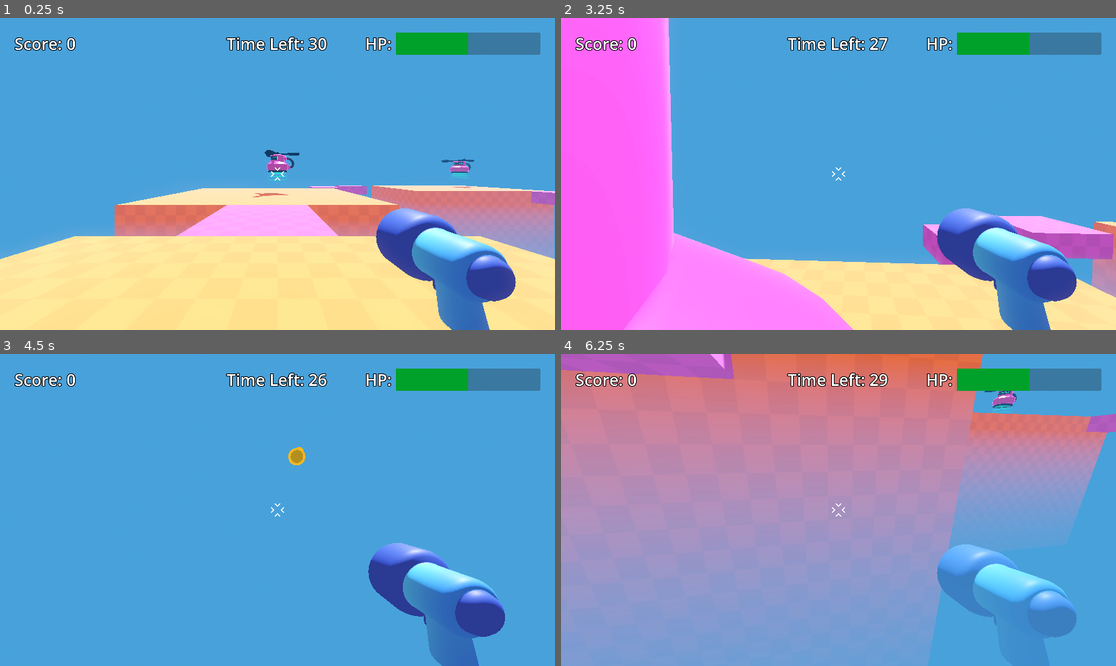
Above: before the commit, frames 1-4 (two rows, left to right).
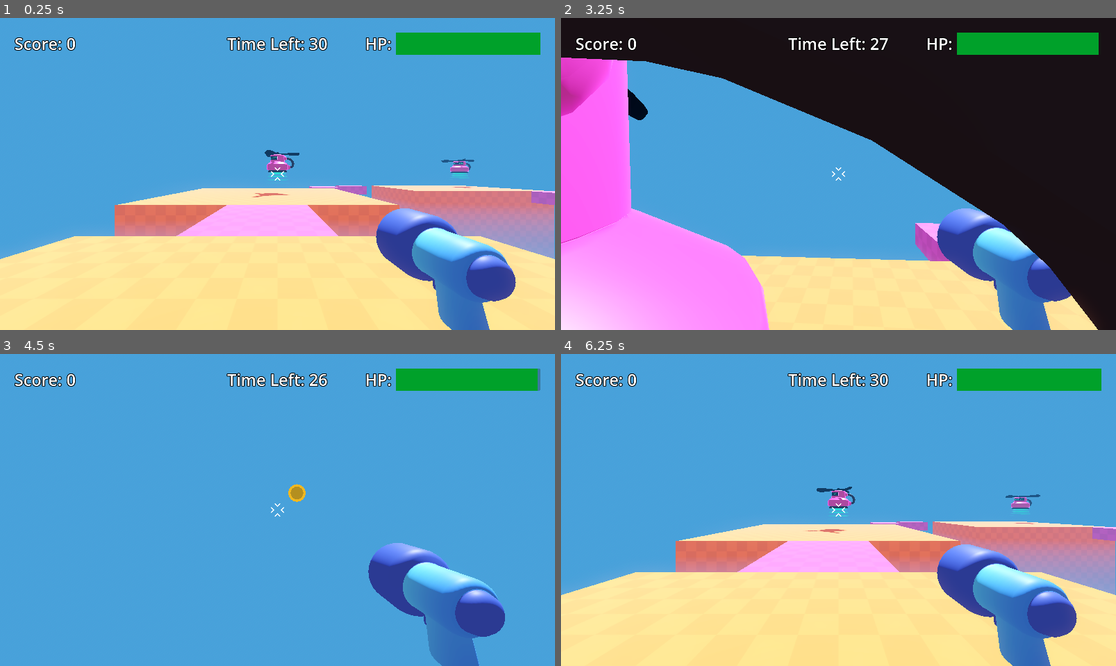
Above: after the commit, the same moments.

Repository: jcarnaxide/first-3d-game
Game: Godot game, scene res://game.tscn
Same seed, same stepped clock (60 frames per second), same inputs: the game is played once before the commit and once after it.
Inputs (mouse positions are in pixels of both pictures, inside the frame that each line leads up to):
- Up to frame 1 (0.25 s): no input
- Up to frame 2 (3.25 s): move the mouse to (866, 174) at 0.52 s; hold Right mouse button (aim) 0.53-1.28 s; hold W (move_forward) from 0.53 s (still down); tap Space (jump) at 0.77, 1.52, 3.02 s; move the mouse to (810, 174) at 1.27 s; click (810, 174) at 1.35 s; move the mouse to (849, 167) at 2.02 s; hold Shift (sprint) 2.03-2.78 s; move the mouse to (832, 180) at 2.77 s; tap I at 2.85 s
- Up to frame 3 (4.5 s): keep holding W (move_forward); move the mouse to (316, 513) at 3.52 s; hold Right mouse button (aim) 3.53-4.28 s; tap Space (jump) at 3.77 s; move the mouse to (233, 506) at 4.27 s; click (233, 506) at 4.35 s
- Up to frame 4 (6.25 s): tap Space (jump) at 4.52 s; move the mouse to (844, 510) at 5.02 s; hold Shift (sprint) 5.03-5.75 s; release W (move_forward) at 5.75 s; click (816, 556) at 5.75 s, where only the run after the commit has a clickable "Play Again?"

The runs differ from the first frame. In frame 1, 1.3% of the frame differs, in the area x 40-98%, y 4-12%; in frame 2, 54%; in frame 3, 1.5%; in frame 4, 93%, in the area x 0-100%, y 0-100%.

Commit message:
finised health bar challenge!

Diff:
--- a/first-3d-game/game.gd
+++ b/first-3d-game/game.gd
@@ -18,9 +18,10 @@
 			pause_menu.show()
 
 
-func game_won():
+func game_end(won: bool):
 	Input.set_mouse_mode(Input.MOUSE_MODE_VISIBLE)
 	get_tree().paused = true
+	game_end_panel.configure(won)
 	game_end_panel.show()
 
 
@@ -34,7 +35,7 @@
 	remaining_time_label.text = "Time Left: %s" % remaining_time
 
 	if remaining_time == 0:
-		game_won()
+		game_end(true)
 
 
 func do_poof(mob_global_position):
@@ -56,10 +57,14 @@
 
 
 func _on_area_3d_body_entered(body):
-	restart()
+	game_end(false)
 
 
 func _on_pause_menu_unpause():
 	Input.set_mouse_mode(Input.MOUSE_MODE_CAPTURED)
 	get_tree().paused = false
 	pause_menu.hide()
+
+
+func _on_player_died():
+	game_end(false)
--- a/first-3d-game/game.tscn
+++ b/first-3d-game/game.tscn
@@ -28,9 +28,6 @@
 fog_light_color = Color(0.23194602, 0.4992339, 0.74358267, 1)
 fog_height = -0.4
 fog_height_density = 0.35
-
-[sub_resource type="StyleBoxFlat" id="StyleBoxFlat_j5wjh"]
-bg_color = Color(8.904189e-07, 0.63166684, 0.16355115, 1)
 
 [sub_resource type="WorldBoundaryShape3D" id="WorldBoundaryShape3D_7jktm"]
 
@@ -132,56 +129,27 @@
 grow_vertical = 2
 mouse_filter = 2
 
-[node name="MarginContainer" type="MarginContainer" parent="HUD" unique_id=1244538893]
-layout_mode = 1
-anchors_preset = 10
-anchor_right = 1.0
-offset_bottom = 81.0
-grow_horizontal = 2
-theme_override_constants/margin_left = 50
-theme_override_constants/margin_top = 50
-theme_override_constants/margin_right = 50
-
-[node name="HBoxContainer" type="HBoxContainer" parent="HUD/MarginContainer" unique_id=1443878517]
-layout_mode = 2
-
-[node name="Score" type="Label" parent="HUD/MarginContainer/HBoxContainer" unique_id=969325164]
+[node name="Score" type="Label" parent="HUD" unique_id=969325164]
 unique_name_in_owner = true
-layout_mode = 2
+layout_mode = 0
+offset_left = 50.0
+offset_top = 50.0
+offset_right = 262.0
+offset_bottom = 127.0
 size_flags_horizontal = 2
 text = "Score: 0"
 label_settings = ExtResource("6_ryrav")
 
-[node name="RemainingTime" type="Label" parent="HUD/MarginContainer/HBoxContainer" unique_id=1740568403]
+[node name="RemainingTime" type="Label" parent="HUD" unique_id=1740568403]
 unique_name_in_owner = true
-layout_mode = 2
+layout_mode = 0
+offset_left = 786.0
+offset_top = 50.0
+offset_right = 1133.0
+offset_bottom = 127.0
 size_flags_horizontal = 6
 text = "Time Left: 30"
 label_settings = ExtResource("6_ryrav")
-
-[node name="HBoxContainer" type="HBoxContainer" parent="HUD/MarginContainer/HBoxContainer" unique_id=1945353010]
-layout_mode = 2
-size_flags_horizontal = 10
-theme_override_constants/separation = 15
-
-[node name="HPLabel" type="Label" parent="HUD/MarginContainer/HBoxContainer/HBoxContainer" unique_id=1936608955]
-layout_mode = 2
-size_flags_horizontal = 8
-text = "HP:"
-label_settings = ExtResource("6_ryrav")
-
-[node name="HealthBar" type="ProgressBar" parent="HUD/MarginContainer/HBoxContainer/HBoxContainer" unique_id=787025617]
-unique_name_in_owner = true
-custom_minimum_size = Vector2(500, 77)
-layout_mode = 2
-size_flags_horizontal = 10
-theme_override_colors/font_outline_color = Color(0, 0, 0, 1)
-theme_override_constants/outline_size = 10
-theme_override_font_sizes/font_size = 56
-theme_override_styles/fill = SubResource("StyleBoxFlat_j5wjh")
-step = 1.0
-value = 50.0
-show_percentage = false
 
 [node name="GameEndPanel" parent="HUD" unique_id=1225983843 instance=ExtResource("7_eow3j")]
 unique_name_in_owner = true
@@ -203,6 +171,7 @@
 [node name="Timer" type="Timer" parent="." unique_id=1869426481]
 autostart = true
 
+[connection signal="died" from="Player" to="." method="_on_player_died"]
 [connection signal="mob_spawned" from="MobSpawner3D" to="." method="_on_mob_spawner_3d_mob_spawned"]
 [connection signal="mob_spawned" from="MobSpawner3D2" to="." method="_on_mob_spawner_3d_mob_spawned"]
 [connection signal="mob_spawned" from="MobSpawner3D3" to="." method="_on_mob_spawner_3d_mob_spawned"]
--- a/first-3d-game/mob/bat/bat_model.tscn
+++ b/first-3d-game/mob/bat/bat_model.tscn
@@ -1,8 +1,15 @@
 [gd_scene format=3 uid="uid://13ulf5csgffg"]
 
 [ext_resource type="PackedScene" uid="uid://b3w2vp0dbsfa4" path="res://mob/bat/bat_model.glb" id="1_12yrx"]
-[ext_resource type="Material" uid="uid://cktrw6bq3260v" path="res://mob/bat/bat_material.tres" id="2_030dj"]
 [ext_resource type="Script" uid="uid://cg5xg6p04p2db" path="res://mob/bat/bat_model.gd" id="2_vgr6s"]
+[ext_resource type="Texture2D" uid="uid://ddr8smg2n8cbm" path="res://mob/bat/bat_model_bat_palette.png" id="3_vgr6s"]
+
+[sub_resource type="StandardMaterial3D" id="StandardMaterial3D_shx3p"]
+resource_local_to_scene = true
+resource_name = "bat_mat"
+cull_mode = 2
+albedo_texture = ExtResource("3_vgr6s")
+roughness = 0.42727274
 
 [sub_resource type="Animation" id="Animation_1he7g"]
 resource_name = "Idle"
@@ -172,37 +179,38 @@
 animation = &"Idle"
 
 [sub_resource type="AnimationNodeBlendTree" id="AnimationNodeBlendTree_scfiv"]
+graph_offset = Vector2(-538.96594, 83.138336)
 nodes/output/position = Vector2(432, 112)
 nodes/idle/node = SubResource("AnimationNodeAnimation_shx3p")
 nodes/idle/position = Vector2(41.233887, 94.8)
 nodes/hurt/node = SubResource("AnimationNodeAnimation_vgr6s")
 nodes/hurt/position = Vector2(48, 272)
 nodes/OneShot/node = SubResource("AnimationNodeOneShot_030dj")
-nodes/OneShot/position = Vector2(240, 112)
+nodes/OneShot/position = Vector2(240, 120)
 node_connections = [&"output", 0, &"OneShot", &"OneShot", 0, &"idle", &"OneShot", 1, &"hurt"]
 
 [node name="bat_model" unique_id=1540172869 instance=ExtResource("1_12yrx")]
 script = ExtResource("2_vgr6s")
 
-[node name="Skeleton3D" parent="Armature" parent_id_path=PackedInt32Array(1434504069) index="0" unique_id=776803762]
-bones/0/position = Vector3(0, -0.023600003, 0)
-bones/1/rotation = Quaternion(-0.043453205, 0.19103357, -0.6470298, 0.7368653)
-bones/2/rotation = Quaternion(-0.18598686, -0.052700005, 0.2673541, 0.94400924)
-bones/3/rotation = Quaternion(-0.15973246, 0.012546776, 0.21336587, 0.96374434)
-bones/4/rotation = Quaternion(-0.043453205, -0.19103357, 0.6470298, 0.7368653)
-bones/5/rotation = Quaternion(-0.18598686, 0.052700005, -0.2673541, 0.94400924)
-bones/6/rotation = Quaternion(-0.15973246, -0.012546776, -0.21336587, 0.96374434)
+[node name="Skeleton3D" parent="Armature" parent_id_path=PackedInt32Array(328750650) index="0" unique_id=1033614117]
+bones/0/position = Vector3(0, -0.022091703, 0)
+bones/1/rotation = Quaternion(0.0041134655, 0.14442573, -0.62960273, 0.76336414)
+bones/2/rotation = Quaternion(-0.16507879, -0.052316982, 0.29848537, 0.9385726)
+bones/3/rotation = Quaternion(-0.20122185, 0.0015544215, 0.2224261, 0.953957)
+bones/4/rotation = Quaternion(0.0041134655, -0.14442573, 0.62960273, 0.76336414)
+bones/5/rotation = Quaternion(-0.16507879, 0.052316982, -0.29848537, 0.9385726)
+bones/6/rotation = Quaternion(-0.20122185, -0.0015544215, -0.2224261, 0.953957)
 bones/7/position = Vector3(0.1309921, -0.22739176, -0.087851465)
 bones/7/rotation = Quaternion(0.26196837, 0.08345512, 0.26575127, 0.9240044)
-bones/8/rotation = Quaternion(3.5332643e-08, 0.6060864, 0.79539883, 2.1331768e-08)
+bones/8/rotation = Quaternion(3.521206e-08, 0.56848013, 0.8226971, 2.1820766e-08)
 bones/10/position = Vector3(-0.1309921, -0.22739176, -0.087851465)
 bones/10/rotation = Quaternion(0.26196837, -0.083455116, -0.26575127, 0.9240044)
-bones/11/rotation = Quaternion(3.543647e-08, 0.6060864, 0.79539883, 4.548266e-08)
-
-[node name="bat" parent="Armature/Skeleton3D" index="0" unique_id=2089868197]
-surface_material_override/0 = ExtResource("2_030dj")
-
-[node name="AnimationPlayer" parent="." index="1" unique_id=1886196374]
+bones/11/rotation = Quaternion(2.5154689e-08, 0.5684802, 0.82269704, 4.345368e-08)
+
+[node name="bat" parent="Armature/Skeleton3D" index="0" unique_id=1519709423]
+surface_material_override/0 = SubResource("StandardMaterial3D_shx3p")
+
+[node name="AnimationPlayer" parent="." index="1" unique_id=212386329]
 libraries/ = SubResource("AnimationLibrary_shx3p")
 autoplay = &"Idle"
 
--- a/first-3d-game/mob/mob.gd
+++ b/first-3d-game/mob/mob.gd
@@ -5,14 +5,15 @@
 
 var health = 3
 var speed = randf_range(2.0, 4.0)
+var can_attack = true
 
 @onready var bat_model = %bat_model
-@onready var timer = %Timer
-
+@onready var death_timer = %DeathTimer
+@onready var attack_timer = %AttackTimer
 @onready var hurt_sound = %HurtSound
 @onready var die_sound = %DieSound
-
 @onready var player = get_node("/root/Game/Player")
+@onready var hitbox = %Hitbox
 
 
 func _physics_process(delta):
@@ -20,6 +21,12 @@
 	direction.y = 0.0
 	linear_velocity = direction * speed
 	rotation.y = Vector3.FORWARD.signed_angle_to(direction, Vector3.UP) + PI
+	if can_attack:
+		for body in hitbox.get_overlapping_bodies():
+			if body.is_in_group("player") and body.has_method("take_damage"):
+				can_attack = false
+				body.take_damage()
+				attack_timer.start()
 
 
 func take_damage():
@@ -36,11 +43,15 @@
 		var direction = -1.0 * global_position.direction_to(player.global_position)
 		var random_upward_force = Vector3.UP * randf_range(1.0, 5.0)
 		apply_central_impulse(direction * 10.0 + random_upward_force)
-		timer.start()
+		death_timer.start()
 		die_sound.play()
 		health_depleted.emit()
 
 
-func _on_timer_timeout():
+func _on_death_timer_timeout():
 	queue_free()
 	died.emit()
+
+
+func _on_attack_timer_timeout():
+	can_attack = true
--- a/first-3d-game/mob/mob.tscn
+++ b/first-3d-game/mob/mob.tscn
@@ -8,7 +8,10 @@
 [sub_resource type="SphereShape3D" id="SphereShape3D_6jlfs"]
 radius = 0.35940084
 
-[node name="Mob" type="RigidBody3D" unique_id=815472321]
+[sub_resource type="SphereShape3D" id="SphereShape3D_mixeo"]
+radius = 0.43621615
+
+[node name="Mob" type="RigidBody3D" unique_id=815472321 groups=["mob"]]
 collision_layer = 2
 collision_mask = 3
 gravity_scale = 0.0
@@ -17,13 +20,8 @@
 [node name="CollisionShape3D" type="CollisionShape3D" parent="." unique_id=1104682790]
 shape = SubResource("SphereShape3D_6jlfs")
 
-[node name="bat_model" parent="." unique_id=1540172869 instance=ExtResource("1_7b8ug")]
+[node name="bat_model" parent="." unique_id=1540172869 groups=["mob"] instance=ExtResource("1_7b8ug")]
 unique_name_in_owner = true
-
-[node name="Timer" type="Timer" parent="." unique_id=2017033058]
-unique_name_in_owner = true
-wait_time = 2.0
-one_shot = true
 
 [node name="HurtSound" type="AudioStreamPlayer3D" parent="." unique_id=1103648819]
 unique_name_in_owner = true
@@ -33,4 +31,21 @@
 unique_name_in_owner = true
 stream = ExtResource("4_jkfaf")
 
-[connection signal="timeout" from="Timer" to="." method="_on_timer_timeout"]
+[node name="Hitbox" type="Area3D" parent="." unique_id=814999429]
+unique_name_in_owner = true
+collision_layer = 0
+
+[node name="CollisionShape3D" type="CollisionShape3D" parent="Hitbox" unique_id=78908705]
+shape = SubResource("SphereShape3D_mixeo")
+
+[node name="DeathTimer" type="Timer" parent="." unique_id=2017033058]
+unique_name_in_owner = true
+wait_time = 2.0
+one_shot = true
+
+[node name="AttackTimer" type="Timer" parent="." unique_id=1480690493]
+unique_name_in_owner = true
+one_shot = true
+
+[connection signal="timeout" from="DeathTimer" to="." method="_on_death_timer_timeout"]
+[connection signal="timeout" from="AttackTimer" to="." method="_on_attack_timer_timeout"]
--- a/first-3d-game/player/bullet_3d.gd
+++ b/first-3d-game/player/bullet_3d.gd
@@ -15,5 +15,5 @@
 
 func _on_body_entered(body: Node3D) -> void:
 	queue_free()
-	if body.has_method("take_damage"):
+	if body.has_method("take_damage") and body.is_in_group("mob"):
 		body.take_damage()
--- a/first-3d-game/player/player.gd
+++ b/first-3d-game/player/player.gd
@@ -1,6 +1,16 @@
 extends CharacterBody3D
 
+signal died
+
 const MOUSE_SENSITIVITY = 0.5
+const MAX_HEALTH = 50.0
+
+var health = MAX_HEALTH:
+	set(value):
+		if value <= 0.0:
+			died.emit()
+		health = value
+		%HealthBar.value = (value / MAX_HEALTH) * 100
 
 
 func _ready():
@@ -64,3 +74,7 @@
 
 	%Timer.start()
 	%AudioStreamPlayer.play()
+
+
+func take_damage():
+	health -= 1
--- a/first-3d-game/player/player.tscn
+++ b/first-3d-game/player/player.tscn
@@ -3,11 +3,16 @@
 [ext_resource type="PackedScene" uid="uid://chjrhhjvxun3r" path="res://player/simple_gun/gun_model.glb" id="1_oul6g"]
 [ext_resource type="Script" uid="uid://dwfif4t1mvdj8" path="res://player/player.gd" id="1_rkbax"]
 [ext_resource type="Texture2D" uid="uid://cuyh8hew637ju" path="res://player/reticle.png" id="3_g1dw6"]
+[ext_resource type="LabelSettings" uid="uid://dqkov36ekhm1y" path="res://hud_label_settings.tres" id="4_qjkh3"]
 [ext_resource type="AudioStream" uid="uid://bi6ansiu0g7gi" path="res://player/gun_shoot.wav" id="4_yw30f"]
 
 [sub_resource type="CapsuleShape3D" id="CapsuleShape3D_kqu6x"]
 
-[node name="Player" type="CharacterBody3D" unique_id=795841001]
+[sub_resource type="StyleBoxFlat" id="StyleBoxFlat_g6k8r"]
+bg_color = Color(8.904189e-07, 0.63166684, 0.16355115, 1)
+
+[node name="Player" type="CharacterBody3D" unique_id=795841001 groups=["player"]]
+collision_mask = 3
 script = ExtResource("1_rkbax")
 
 [node name="CollisionShape3D" type="CollisionShape3D" parent="." unique_id=1603079348]
@@ -49,6 +54,36 @@
 texture = ExtResource("3_g1dw6")
 expand_mode = 1
 
+[node name="HealthContainer" type="HBoxContainer" parent="." unique_id=1066264542]
+anchors_preset = 1
+anchor_left = 1.0
+anchor_right = 1.0
+offset_left = -657.0
+offset_top = 50.0
+offset_right = -50.0
+offset_bottom = 127.0
+grow_horizontal = 0
+size_flags_horizontal = 10
+theme_override_constants/separation = 15
+
+[node name="HPLabel" type="Label" parent="HealthContainer" unique_id=460471053]
+layout_mode = 2
+size_flags_horizontal = 8
+text = "HP:"
+label_settings = ExtResource("4_qjkh3")
+
+[node name="HealthBar" type="ProgressBar" parent="HealthContainer" unique_id=915135354]
+unique_name_in_owner = true
+custom_minimum_size = Vector2(500, 77)
+layout_mode = 2
+size_flags_horizontal = 10
+theme_override_colors/font_outline_color = Color(0, 0, 0, 1)
+theme_override_constants/outline_size = 10
+theme_override_font_sizes/font_size = 56
+theme_override_styles/fill = SubResource("StyleBoxFlat_g6k8r")
+value = 100.0
+show_percentage = false
+
 [node name="Timer" type="Timer" parent="." unique_id=271548023]
 unique_name_in_owner = true
 wait_time = 0.2
--- a/first-3d-game/project.godot
+++ b/first-3d-game/project.godot
@@ -24,6 +24,11 @@
 [editor_plugins]
 
 enabled=PackedStringArray("res://addons/GDQuest_GDScript_formatter/plugin.cfg")
+
+[global_group]
+
+player="Player Group"
+mob="Mob Group"
 
 [input]
 
--- a/first-3d-game/ui/game_end_panel.gd
+++ b/first-3d-game/ui/game_end_panel.gd
@@ -1,6 +1,11 @@
 extends Control
 
 signal play_again
+
+
+func configure(won: bool = true):
+	%Winner.visible = won
+	%Loser.visible = !won
 
 
 func _on_play_again_pressed():
--- a/first-3d-game/ui/game_end_panel.tscn
+++ b/first-3d-game/ui/game_end_panel.tscn
@@ -40,10 +40,25 @@
 layout_mode = 2
 size_flags_horizontal = 4
 
-[node name="Winner" type="Label" parent="PanelContainer/MarginContainer/VBoxContainer" unique_id=278891496]
+[node name="HBoxContainer2" type="HBoxContainer" parent="PanelContainer/MarginContainer/VBoxContainer" unique_id=1193722708]
+layout_mode = 2
+size_flags_horizontal = 4
+size_flags_vertical = 3
+
+[node name="Winner" type="Label" parent="PanelContainer/MarginContainer/VBoxContainer/HBoxContainer2" unique_id=278891496]
+unique_name_in_owner = true
 layout_mode = 2
 size_flags_vertical = 2
 text = "You Survived!"
+label_settings = ExtResource("1_6027o")
+horizontal_alignment = 1
+
+[node name="Loser" type="Label" parent="PanelContainer/MarginContainer/VBoxContainer/HBoxContainer2" unique_id=1036531482]
+unique_name_in_owner = true
+visible = false
+layout_mode = 2
+size_flags_vertical = 2
+text = "You Died!"
 label_settings = ExtResource("1_6027o")
 horizontal_alignment = 1
 
